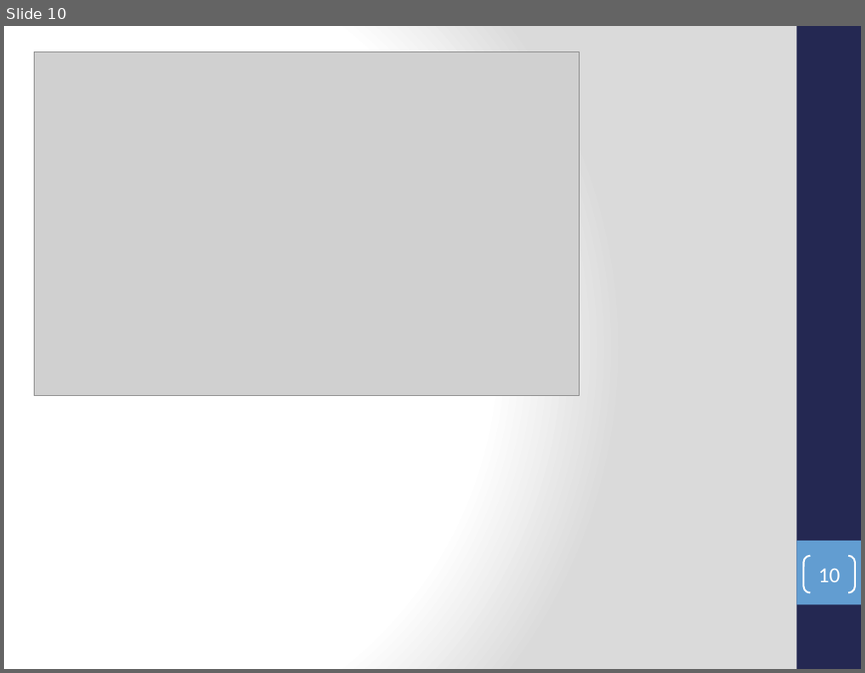
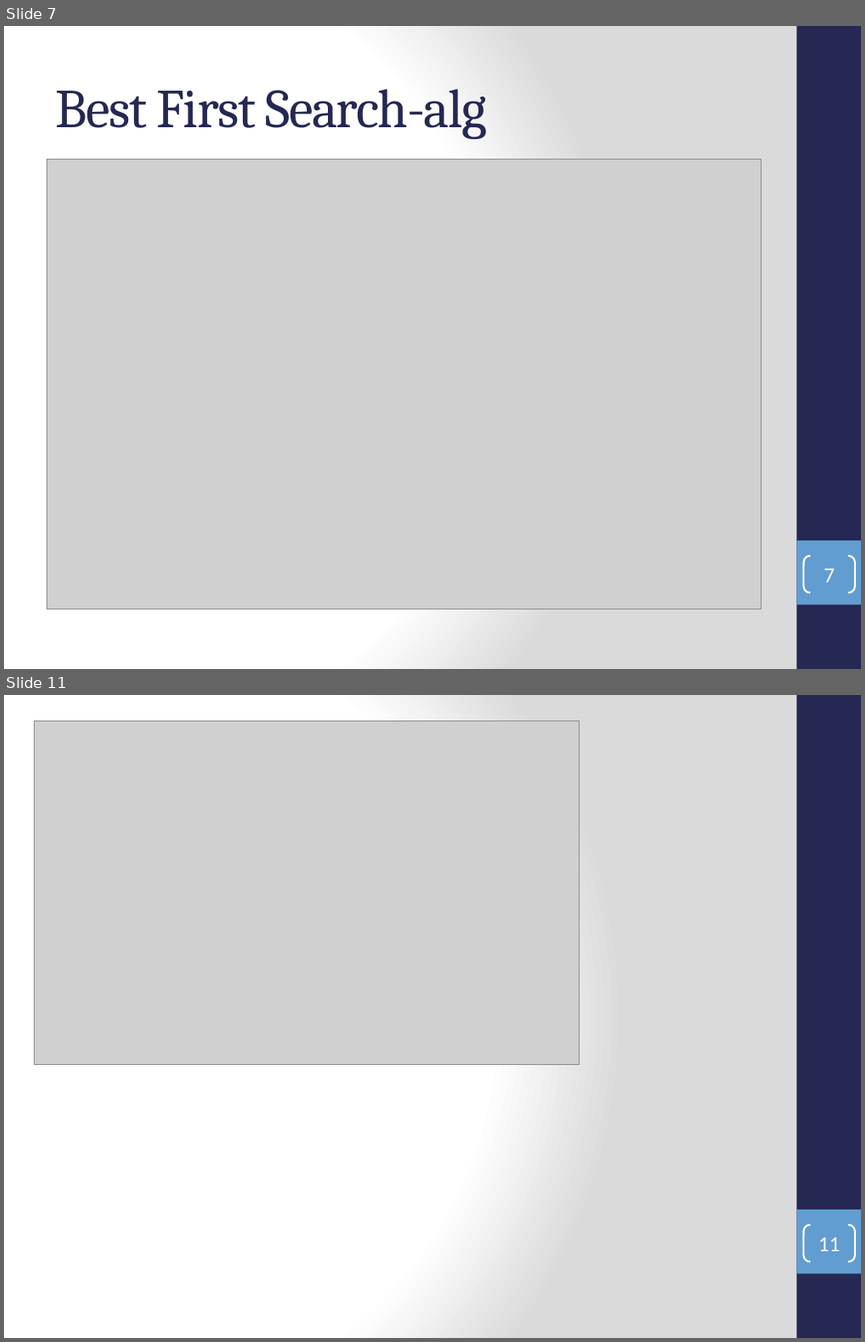
Before and after one commit to Victordh/VliegFruit, a slide deck: Presentaties/week-3/Presentatie3.pptx. Shown one above the other, each under a label of ours: slide 10 before the commit, slides 7 and 11 after it; the slides between them are not shown. The pictures are 865x673 and 865x1342 pixels, drawn with LibreOffice and Linux fonts; fonts in the diff are those of the drawing; grey boxes stand for pictures. Boxes give left, top, right and bottom in pixels: in the first picture for what was removed or moved away, otherwise in the second. Text is boxed around its words. In the diff, an @@ line names an element or a change of style, - is before the commit and + after.

```diff
--- a/Presentaties/week-3/Presentatie3.pptx
+++ b/Presentaties/week-3/Presentatie3.pptx
@@ slide 7 added at (4, 26, 861, 669), background gradient #FFFFFF to #DADADA; not listed: 2 template elements that a slide beside it also shows @@
@@ title added at (55, 89, 487, 139), 46 pt, text #242852 @@
+Best First Search-alg
@@ picture added at (46, 159, 760, 608) @@
@@ page number added at (803, 556, 855, 592), outline #FFFFFF 1.5 pt, 18 pt, text #FFFFFF @@
+7
@@ what was slide 10 is now slide 11 @@
@@ page number at (818, 1237, 840, 1251): text changed @@
-10
+11
```
Also in this commit, not shown: 1 slide changed, 3 other slides added, 3 slides removed, 1 other file.
